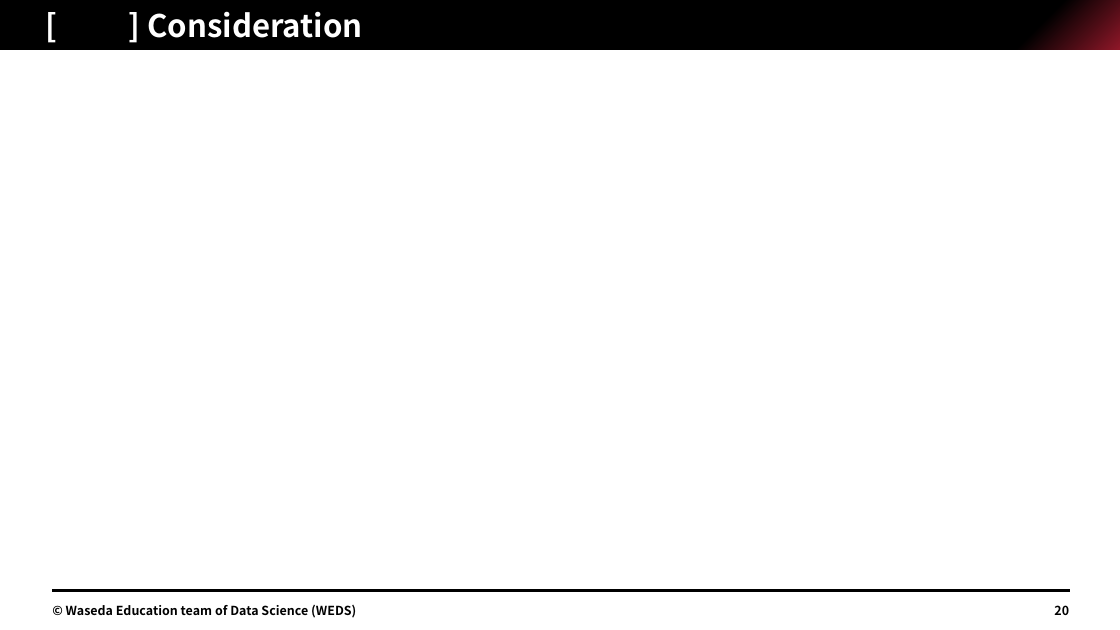
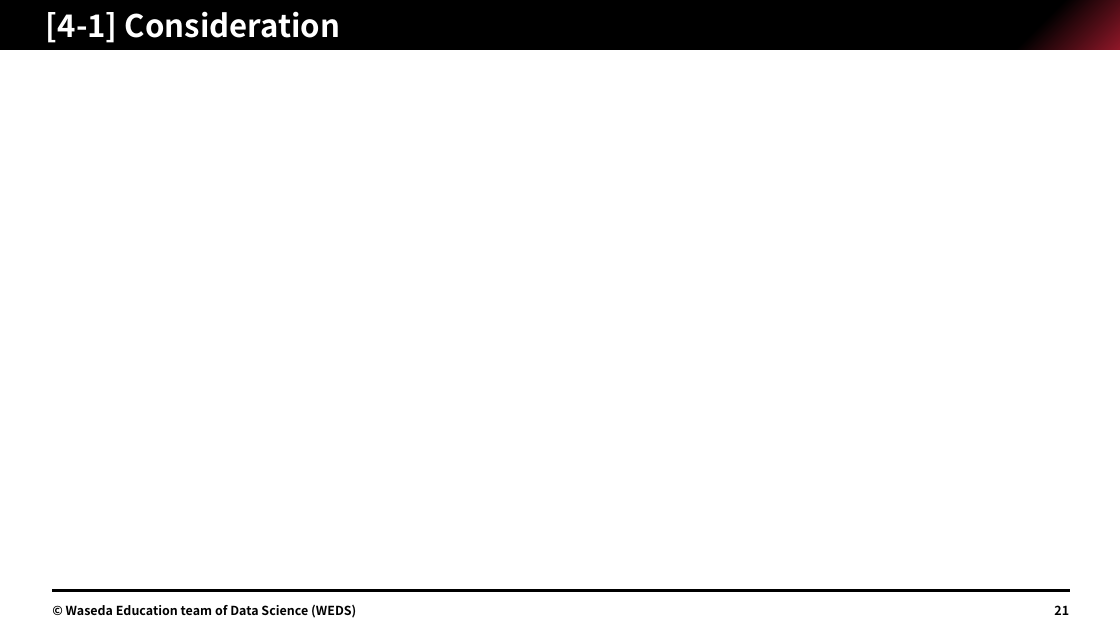
Before and after one commit to Jimin-Park0901/Data-Science, a slide deck: slide 21 of Store_Sale/assignment/1W22CF16.pptx (slide 20 before the commit). Drawn at 1120x630 pixels with LibreOffice and Linux fonts; fonts in the diff are those of the drawing; grey boxes stand for pictures. Boxes give left, top, right and bottom in pixels: in the first picture for what was removed or moved away, otherwise in the second. Text is boxed around its words. In the diff, an @@ line names an element or a change of style, - is before the commit and + after.

```diff
--- a/Store_Sale/assignment/1W22CF16.pptx
+++ b/Store_Sale/assignment/1W22CF16.pptx
@@ title at <box>46,11,340,43</box>: text changed @@
-[ ] Consideration
+[4-1] Consideration
@@ page number at <box>1054,605,1069,615</box>: text changed @@
-20
+21
```
Also in this commit, not shown: 16 other slides changed, 23 slides added, 1 slide removed, 4 other files.
